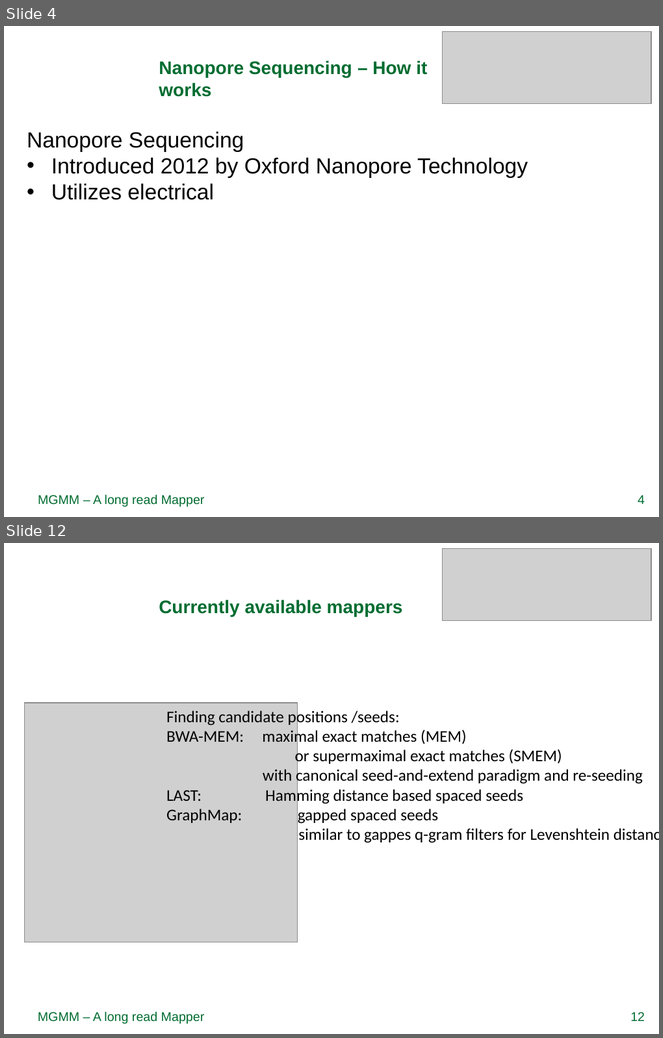
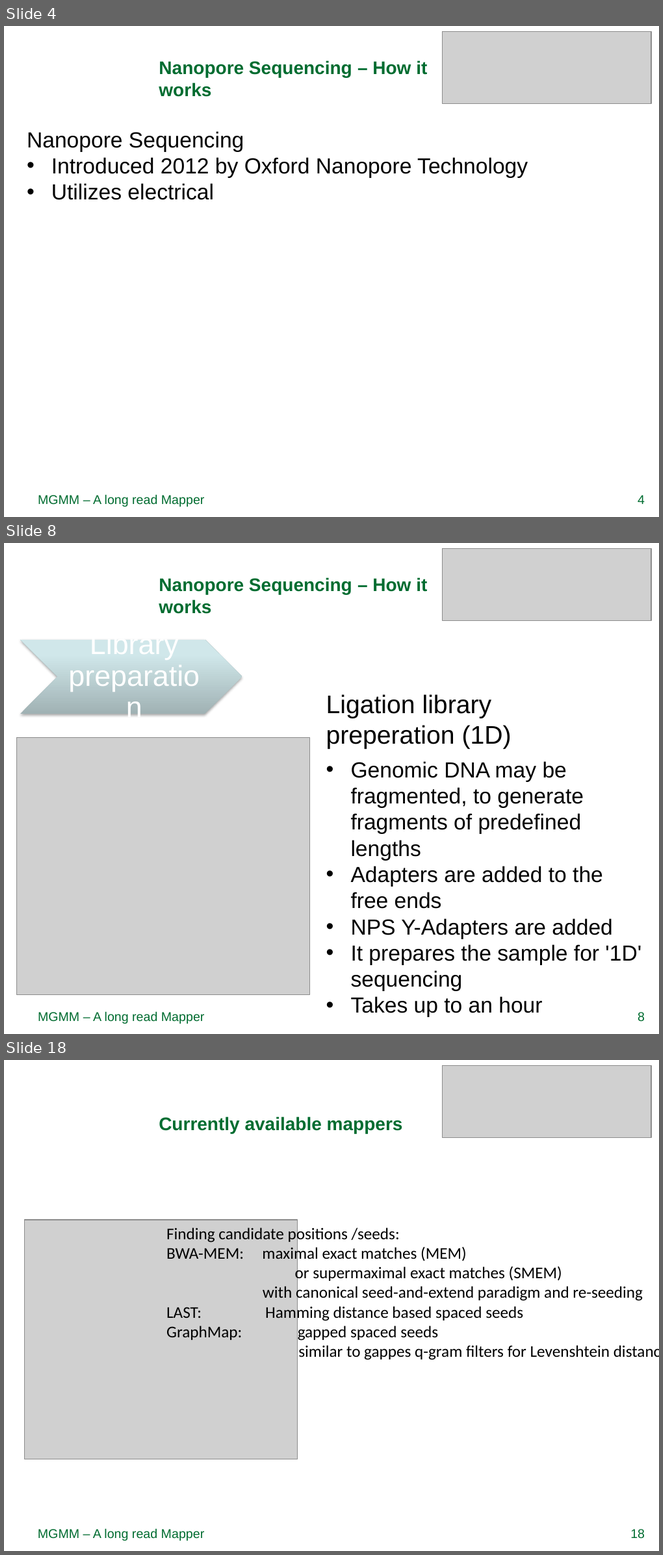
Before and after one commit to rfechtner/minions, a slide deck: Präsentation.pptx. Shown one above the other, each under a label of ours: slides 4 and 12 before the commit, slides 4, 8 and 18 after it; the slides between them are not shown. The pictures are 663x1038 and 663x1555 pixels, drawn with LibreOffice and Linux fonts; fonts in the diff are those of the drawing; grey boxes stand for pictures; background and template pictures are left out. Boxes give left, top, right and bottom in pixels: in the first picture for what was removed or moved away, otherwise in the second. Text is boxed around its words. In the diff, an @@ line names an element or a change of style, - is before the commit and + after.

```diff
--- a/Präsentation.pptx
+++ b/Präsentation.pptx
@@ slide 8 added at (4, 543, 659, 1034), background picture (left out) @@
@@ picture added at (442, 548, 651, 621) @@
@@ title added at (159, 577, 427, 614), 20 pt, text #006C30, bold @@
+Nanopore Sequencing – How it works
@@ group added at (20, 639, 604, 713): 3 texts, 1 chevron @@
+Library preparation
+Nanopore sequencing
+Analysis
@@ text added at (326, 694, 512, 749), 28 pt, text #000000 @@
+Ligation library preperation (1D)
@@ picture added at (17, 737, 310, 995) @@
@@ text added at (351, 761, 642, 1017), 24 pt, text #000000 @@
+• Genomic DNA may be fragmented, to generate fragments of predefined lengths
+• Adapters are added to the free ends
+• NPS Y-Adapters are added
+• It prepares the sample for '1D' sequencing
+• Takes up to an hour
@@ text added at (38, 1012, 205, 1024), 14 pt, text #006C30 @@
+MGMM – A long read Mapper
@@ page number added at (638, 1012, 645, 1022), 14 pt, text #006C30 @@
+8
@@ what was slide 12 is now slide 18 @@
@@ page number at (631, 1529, 645, 1539): text changed @@
-12
+18
```
Also in this commit, not shown: 8 slides changed, 6 other slides added, 1 slide removed.
